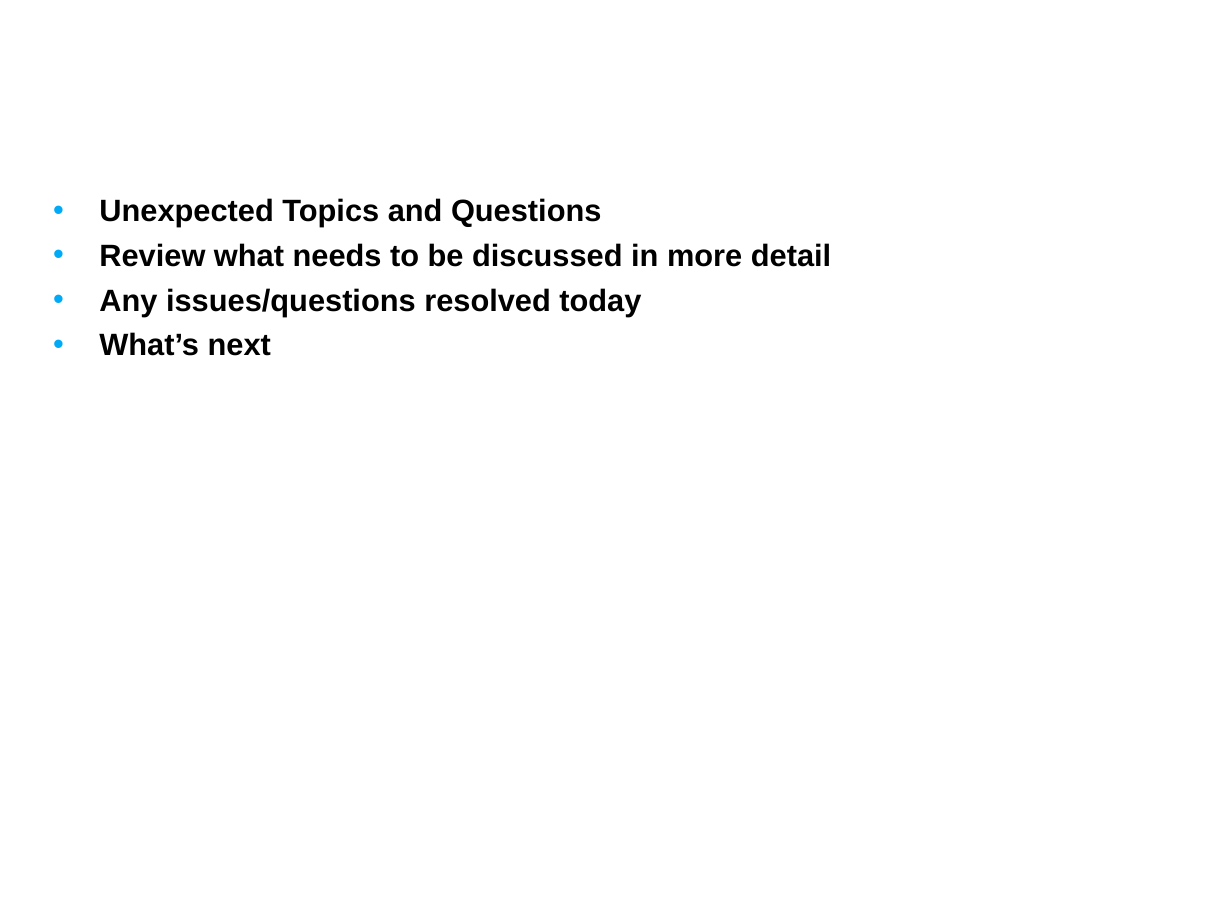
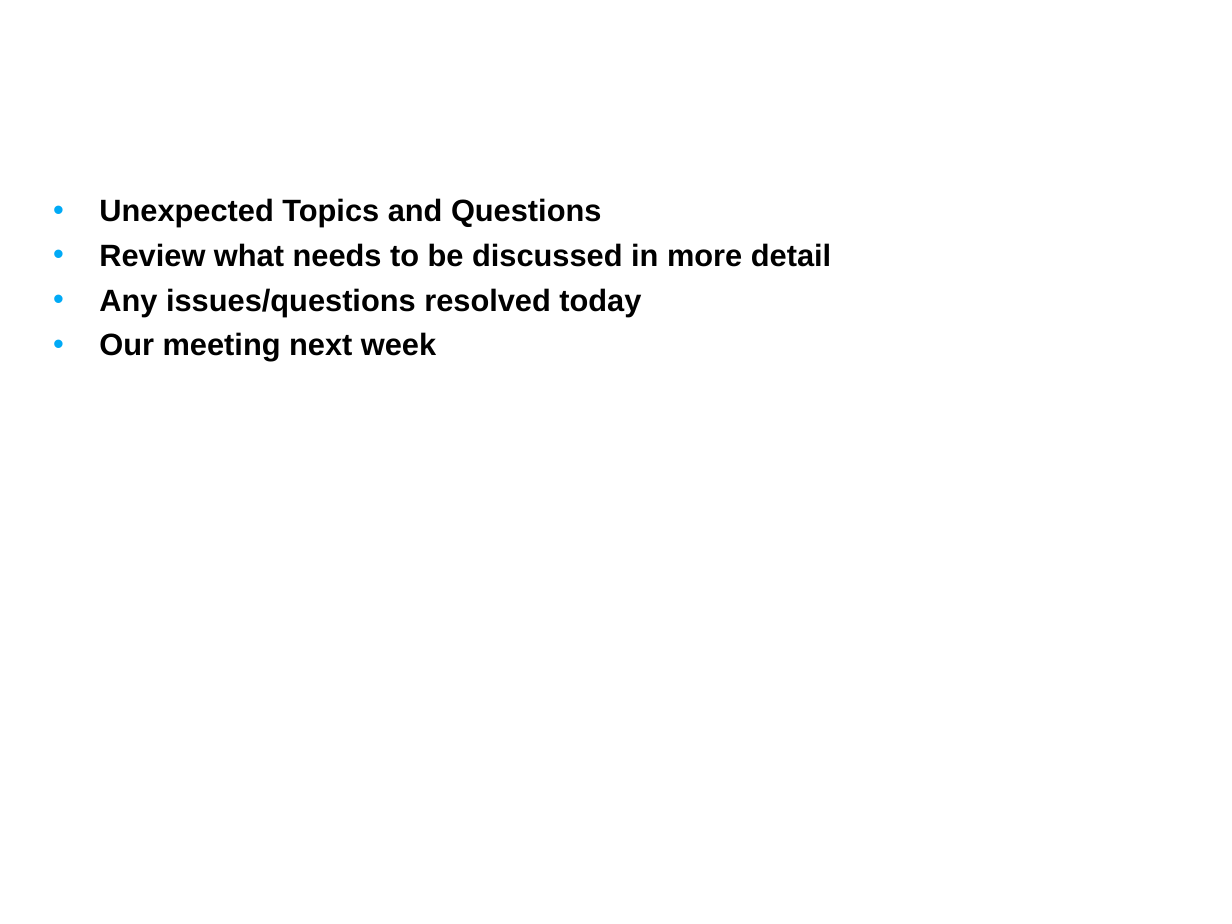
Before and after one commit to NCIP/caarray-docs, a slide deck: slide 32 of project_management/reports/development_to_qa_handoff.ppt (slide 22 before the commit). Drawn at 1232x924 pixels with LibreOffice and Linux fonts; fonts in the diff are those of the drawing; background and template pictures are left out. Boxes give left, top, right and bottom in pixels: in the first picture for what was removed or moved away, otherwise in the second. Text is boxed around its words. In the diff, an @@ line names an element or a change of style, - is before the commit and + after.

```diff
--- a/project_management/reports/development_to_qa_handoff.ppt
+++ b/project_management/reports/development_to_qa_handoff.ppt
@@ text at [99,332,436,361]: text changed @@
-• What’s next
+• Our meeting next week
```
Also in this commit, not shown: 7 other slides changed, 13 slides added, 3 slides removed.
